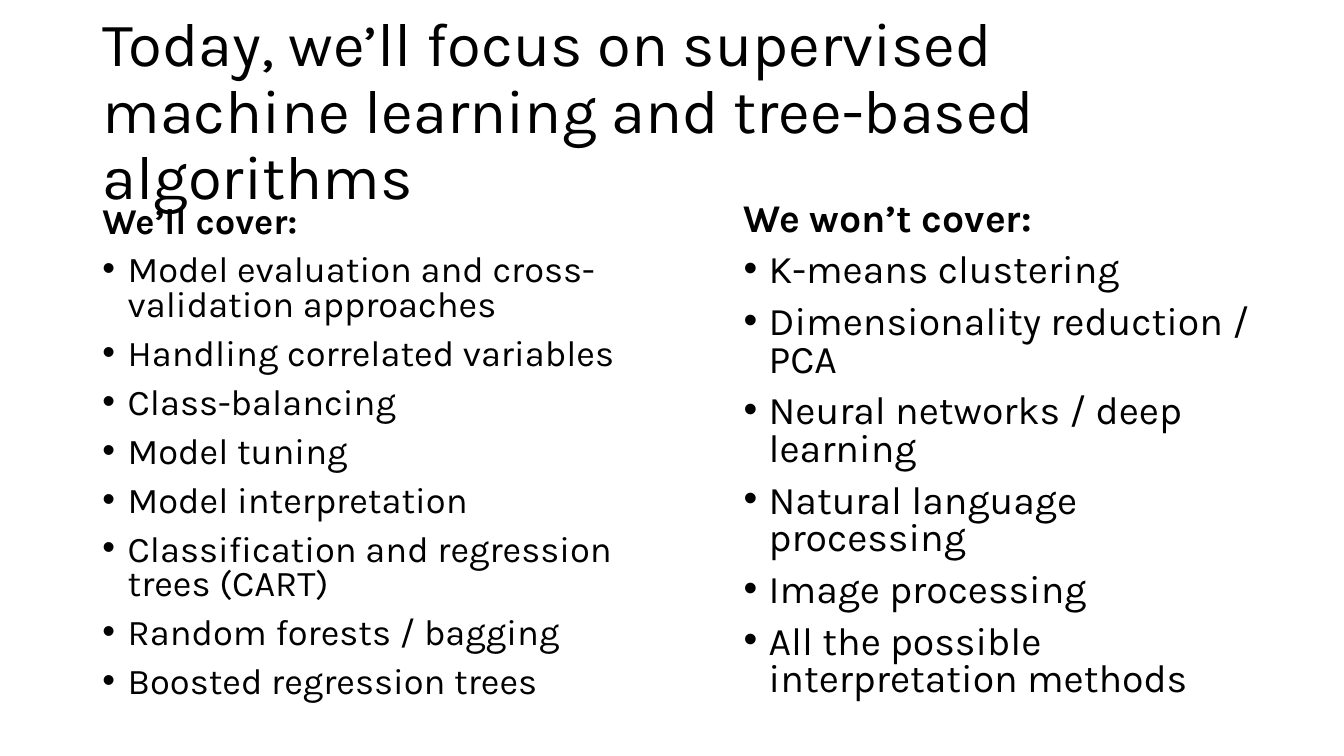
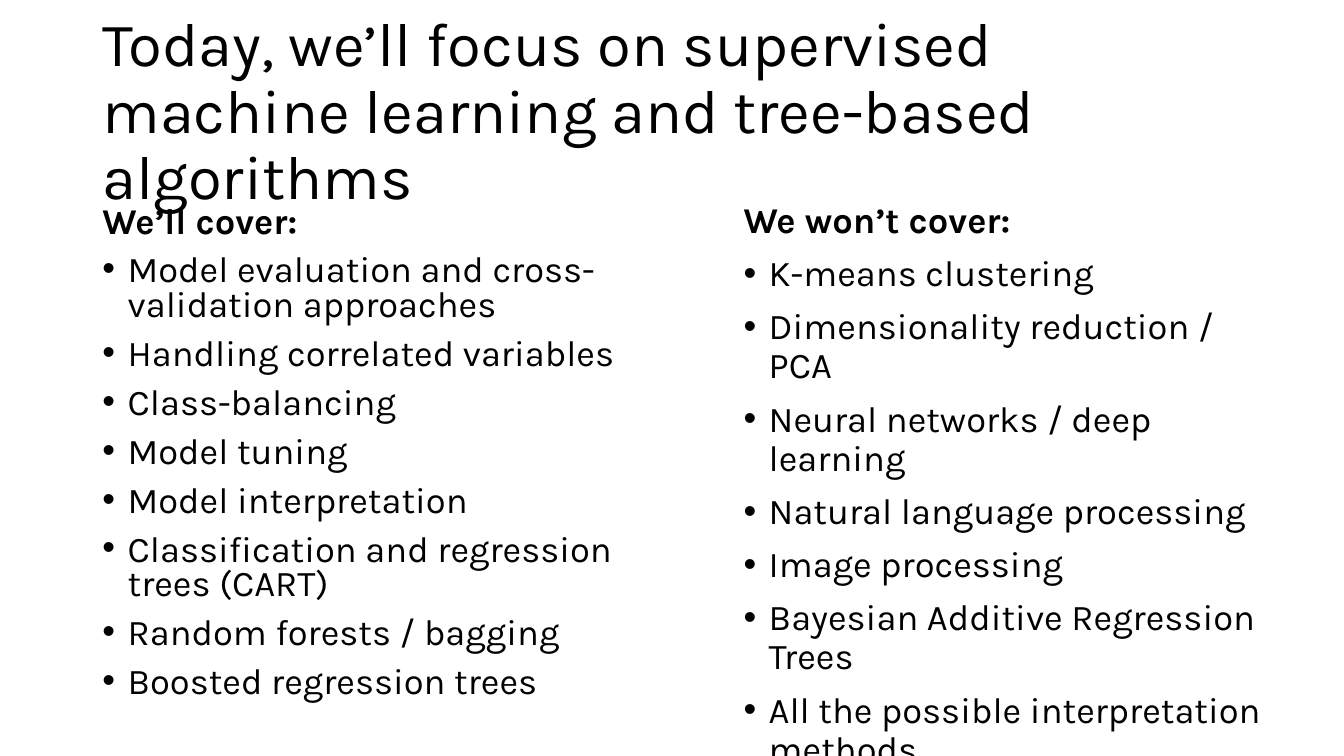
Before and after one commit to grantvagle/ml_methods_workshop, a slide deck: slide 22 of slides/01_what_is_ml.pptx (slide 21 before the commit). Drawn at 1344x756 pixels with LibreOffice and Linux fonts; fonts in the diff are those of the drawing. Boxes give left, top, right and bottom in pixels: in the first picture for what was removed or moved away, otherwise in the second. Text is boxed around its words. In the diff, an @@ line names an element or a change of style, - is before the commit and + after.

```diff
--- a/slides/01_what_is_ml.pptx
+++ b/slides/01_what_is_ml.pptx
@@ text at (744,209,1261,732): size 28 to 25.9 pt in "We won’t cover:", "K-means clustering", "Dimensionality reduction / PCA", "Neural networks / deep learning" and 3 more places; line spacing 0.8 to 0.9 @@
@@ text at (769,605,1255,670): paragraph added @@
+• Bayesian Additive Regression Trees
```
Also in this commit, not shown: 1 other slide changed, 1 slide added, 1 other file.
